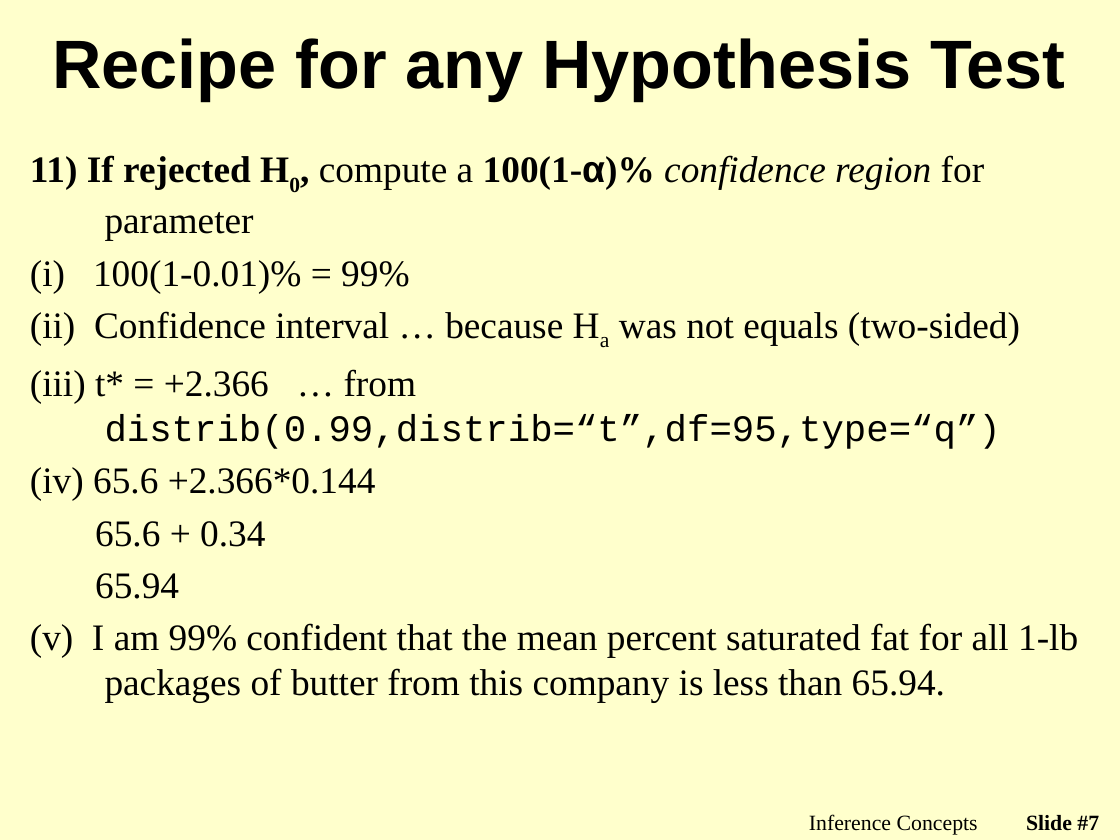
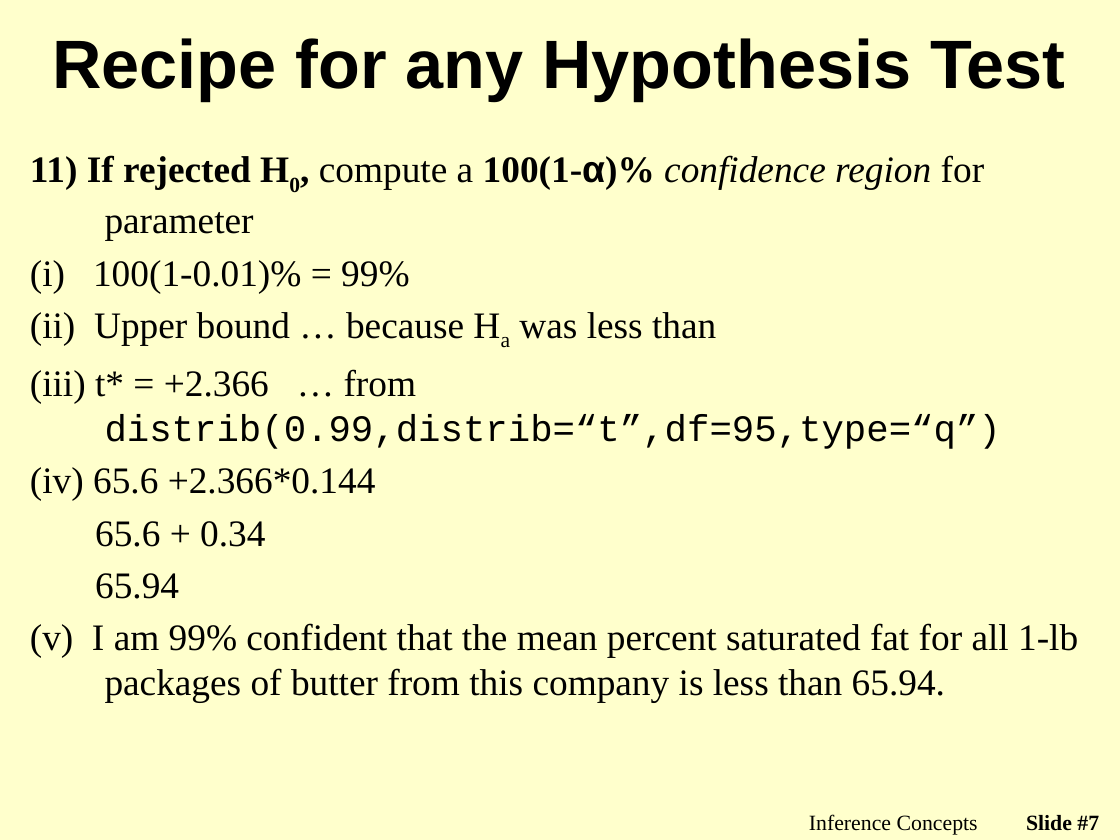
Before and after one commit to droglenc/NCMTH107, a slide deck: slide 7 of modules/1_Sample_t/PPT2.pptx. Drawn at 1120x840 pixels with LibreOffice and Linux fonts; fonts in the diff are those of the drawing; background and template pictures are left out. Boxes give left, top, right and bottom in pixels: in the first picture for what was removed or moved away, otherwise in the second. Text is boxed around its words. In the diff, an @@ line names an element or a change of style, - is before the commit and + after.

```diff
--- a/modules/1_Sample_t/PPT2.pptx
+++ b/modules/1_Sample_t/PPT2.pptx
@@ text at [30,312,716,345]: text changed @@
-(ii) Confidence interval … because Ha was not equals (two-sided)
+(ii) Upper bound … because Ha was less than
```
Also in this commit, not shown: 5 other slides changed, 2 other files.
